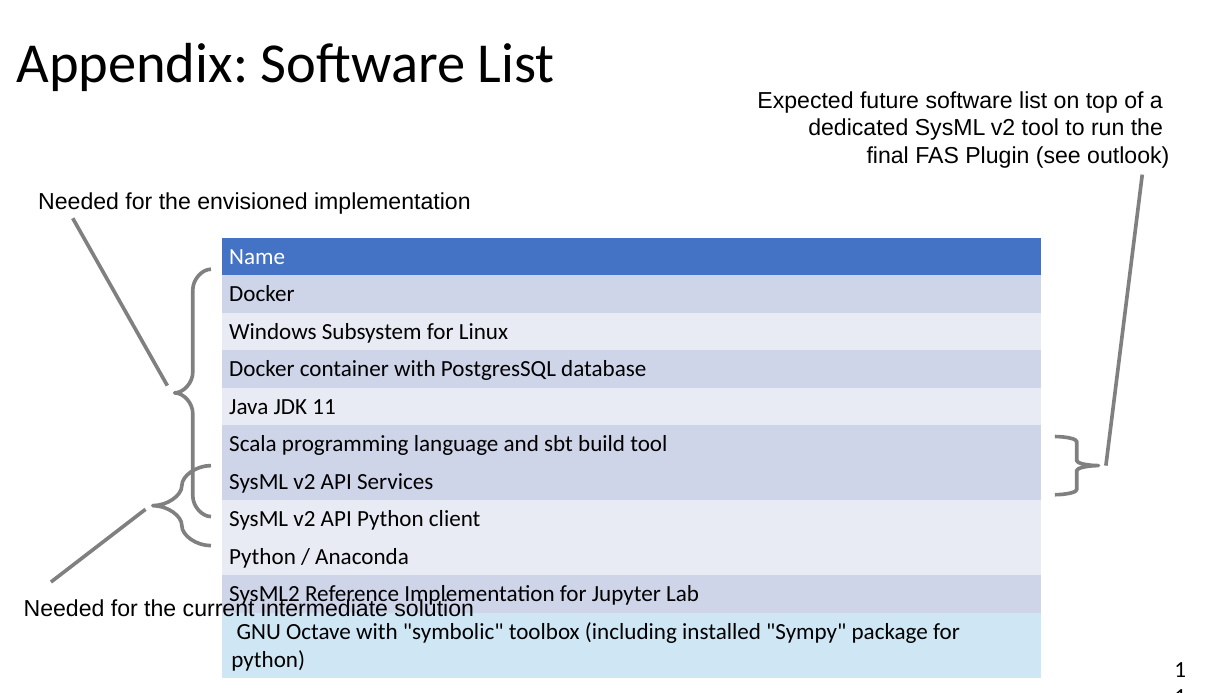
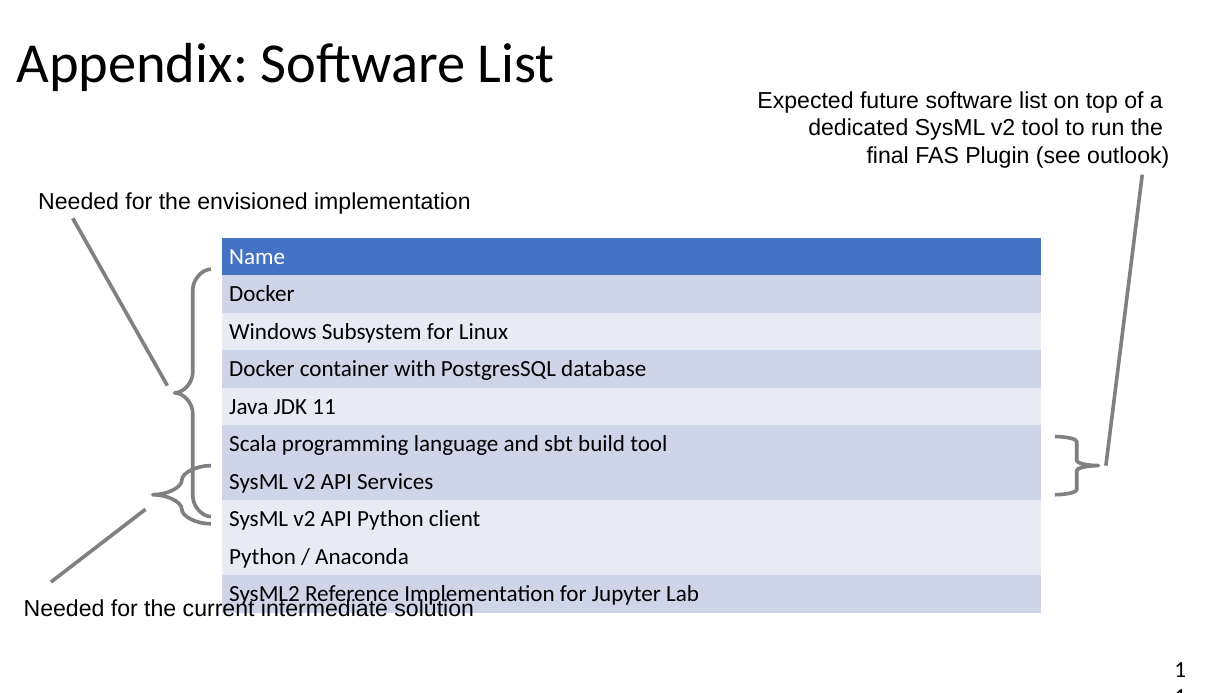
Before and after one commit to GfSE/fas4sysmlv2, a slide deck: slide 11 of doc/tech-docs/sysmlv2-pilot/fas4sysmlv2.odp. Drawn at 1232x693 pixels with LibreOffice and Linux fonts; fonts in the diff are those of the drawing. Boxes give left, top, right and bottom in pixels: in the first picture for what was removed or moved away, otherwise in the second. Text is boxed around its words. In the diff, an @@ line names an element or a change of style, - is before the commit and + after.

```diff
--- a/doc/tech-docs/sysmlv2-pilot/fas4sysmlv2.odp
+++ b/doc/tech-docs/sysmlv2-pilot/fas4sysmlv2.odp
@@ table at (223, 238, 1042, 612) @@
-row 11: GNU Octave with "symbolic" toolbox (including installed "Sympy" package for python)
@@ freeform shape: place and size @@
-freeform shape at (152, 466, 211, 546)
+freeform shape at (152, 466, 211, 524)
```
Also in this commit, not shown: 2 other slides changed, 5 other files.
